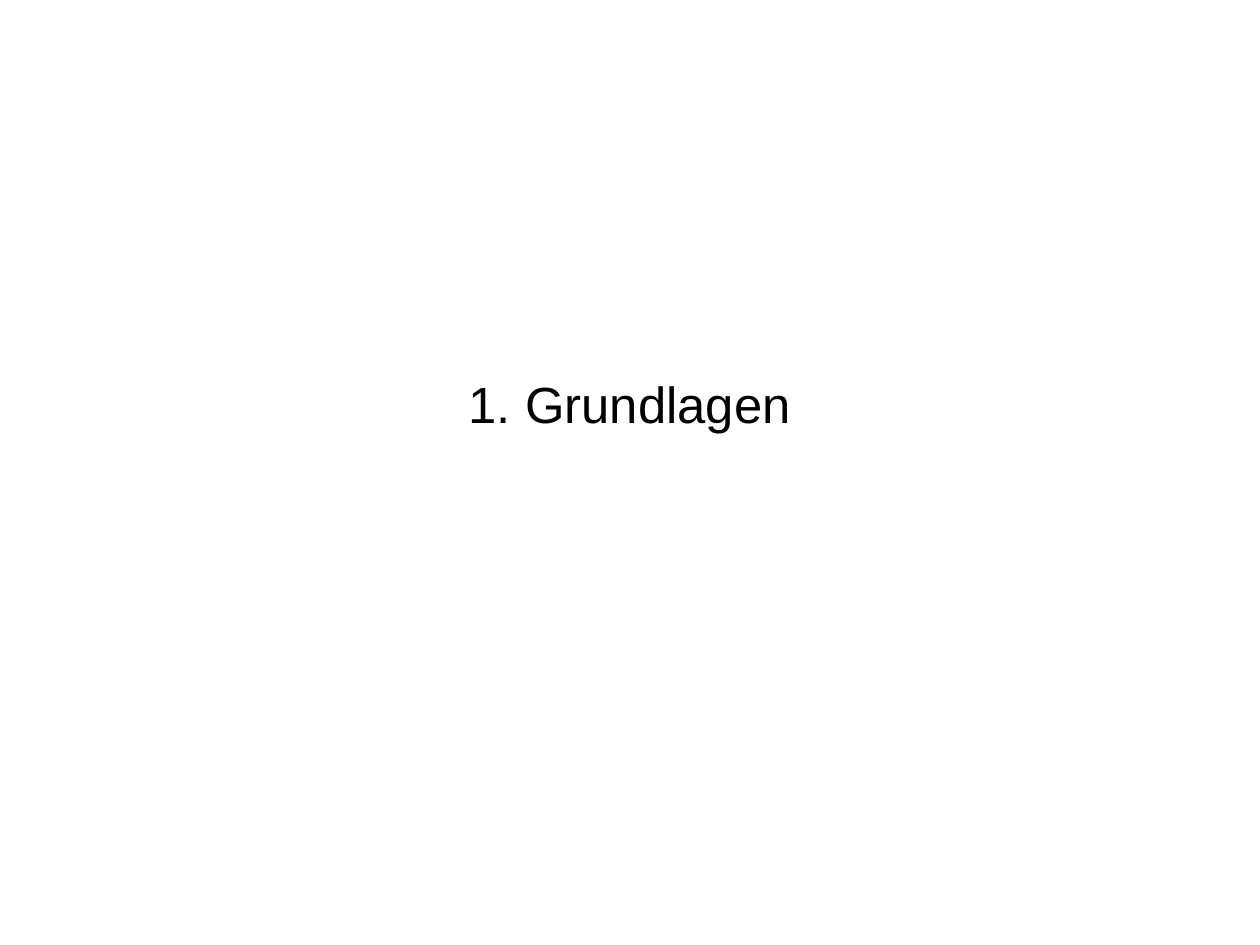
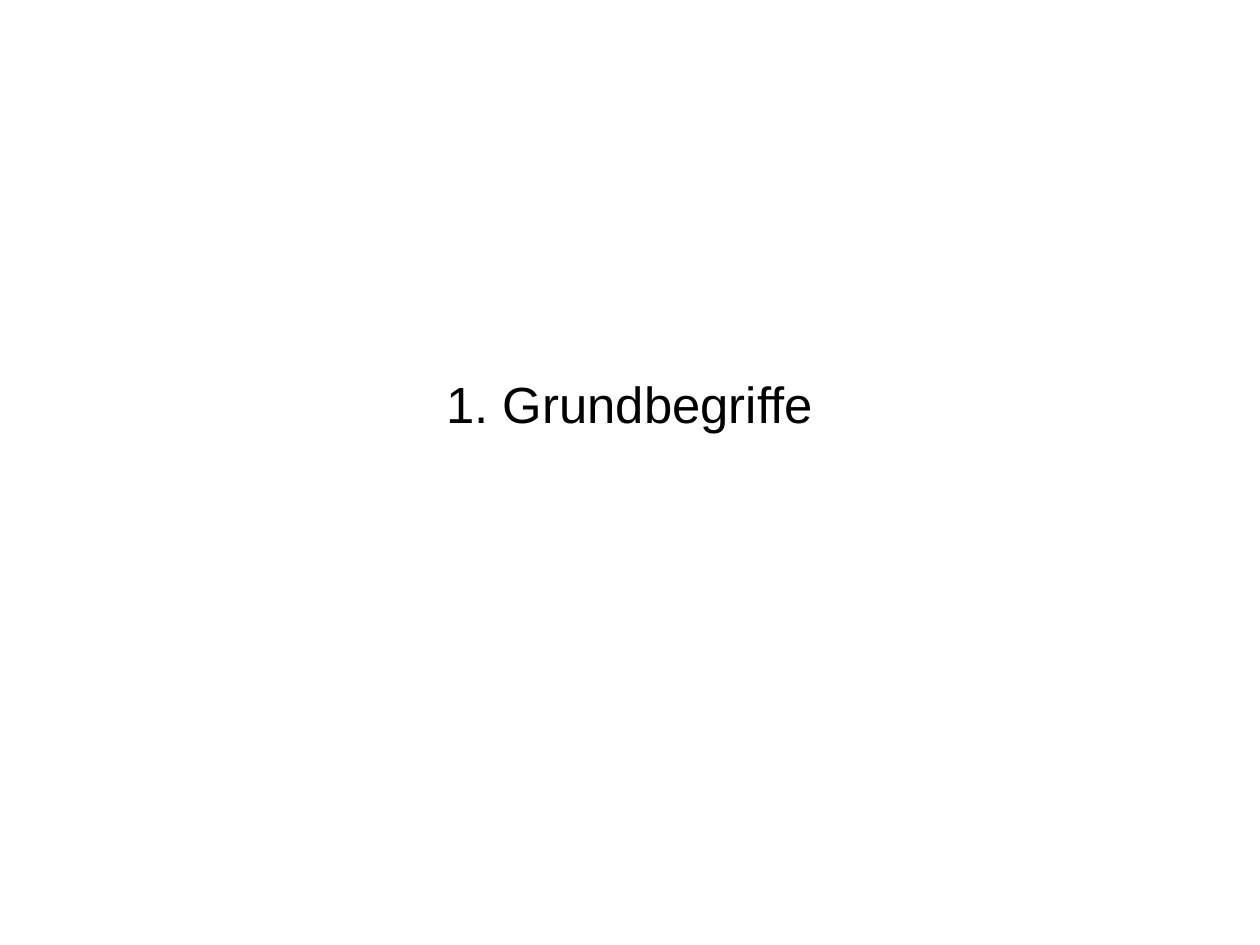
Before and after one commit to PhilippLambracht/prosem_mse, a slide deck: slide 3 of slides/slides.odp. Drawn at 1260x945 pixels with LibreOffice and Linux fonts; fonts in the diff are those of the drawing. Boxes give left, top, right and bottom in pixels: in the first picture for what was removed or moved away, otherwise in the second. Text is boxed around its words. In the diff, an @@ line names an element or a change of style, - is before the commit and + after.

```diff
--- a/slides/slides.odp
+++ b/slides/slides.odp
@@ subtitle at bbox=[447, 386, 813, 434]: text changed @@
-1. Grundlagen
+1. Grundbegriffe
```
Also in this commit, not shown: 1 other slide changed.
